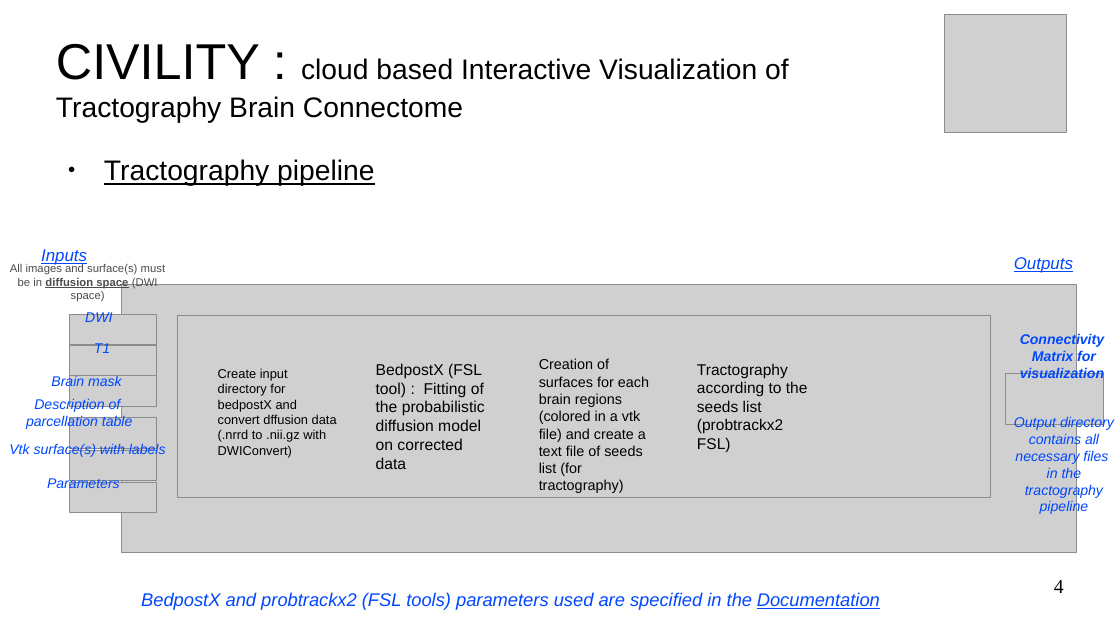
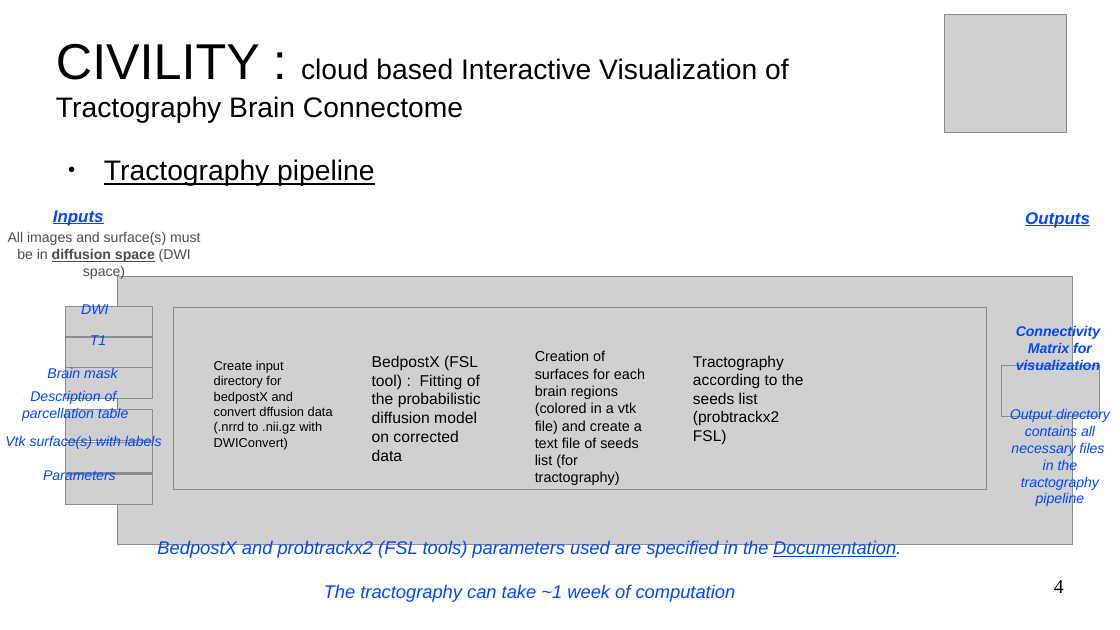
Before and after one commit to NIRALUser/CIVILITY, a slide deck: slide 4 of Documentation/tutoBrainTractographyApp.odp. Drawn at 1120x630 pixels with LibreOffice and Linux fonts; fonts in the diff are those of the drawing; grey boxes stand for pictures; background and template pictures are left out. Boxes give left, top, right and bottom in pixels: in the first picture for what was removed or moved away, otherwise in the second. Text is boxed around its words. In the diff, an @@ line names an element or a change of style, - is before the commit and + after.

```diff
--- a/Documentation/tutoBrainTractographyApp.odp
+++ b/Documentation/tutoBrainTractographyApp.odp
@@ text "Inputs": place and size @@
-text "Inputs" at box(41, 249, 87, 265)
+text "Inputs" at box(53, 210, 104, 226)
@@ text "Inputs" at box(53, 210, 104, 226): bold on @@
@@ text "Outputs" at box(1025, 212, 1090, 228): bold on @@
@@ text "Outputs": place and size @@
-text "Outputs" at box(1014, 257, 1073, 273)
+text "Outputs" at box(1025, 212, 1090, 228)
@@ text "All images and surface(s) must ...": place and size @@
-text "All images and surface(s) must ..." at box(10, 264, 166, 302)
+text "All images and surface(s) must ..." at box(8, 232, 200, 280)
@@ text "All images and surface(s) must ..." at box(8, 232, 200, 280): size 8 to 10 pt @@
@@ picture: place and size @@
-picture at box(178, 316, 991, 498)
+picture at box(117, 276, 1072, 545)
@@ picture: place and size @@
-picture at box(121, 285, 1076, 553)
+picture at box(174, 308, 987, 490)
@@ 9 texts, 6 pictures: place and size @@
-9 texts, 6 pictures at box(26, 315, 1114, 515)
+9 texts, 6 pictures at box(22, 307, 1110, 507)
@@ 3 texts, 1 picture: place and size @@
-3 texts, 1 picture at box(9, 311, 166, 458)
+3 texts, 1 picture at box(5, 303, 162, 450)
@@ text at box(157, 540, 901, 602): text changed @@
-BedpostX and probtrackx2 (FSL tools) parameters used are specified in the Documentation
+BedpostX and probtrackx2 (FSL tools) parameters used are specified in the Documentation.
+The tractography can take ~1 week of computation
```
Also in this commit, not shown: 5 other slides changed, 1 slide added, 2 slides removed, 1 other file.
